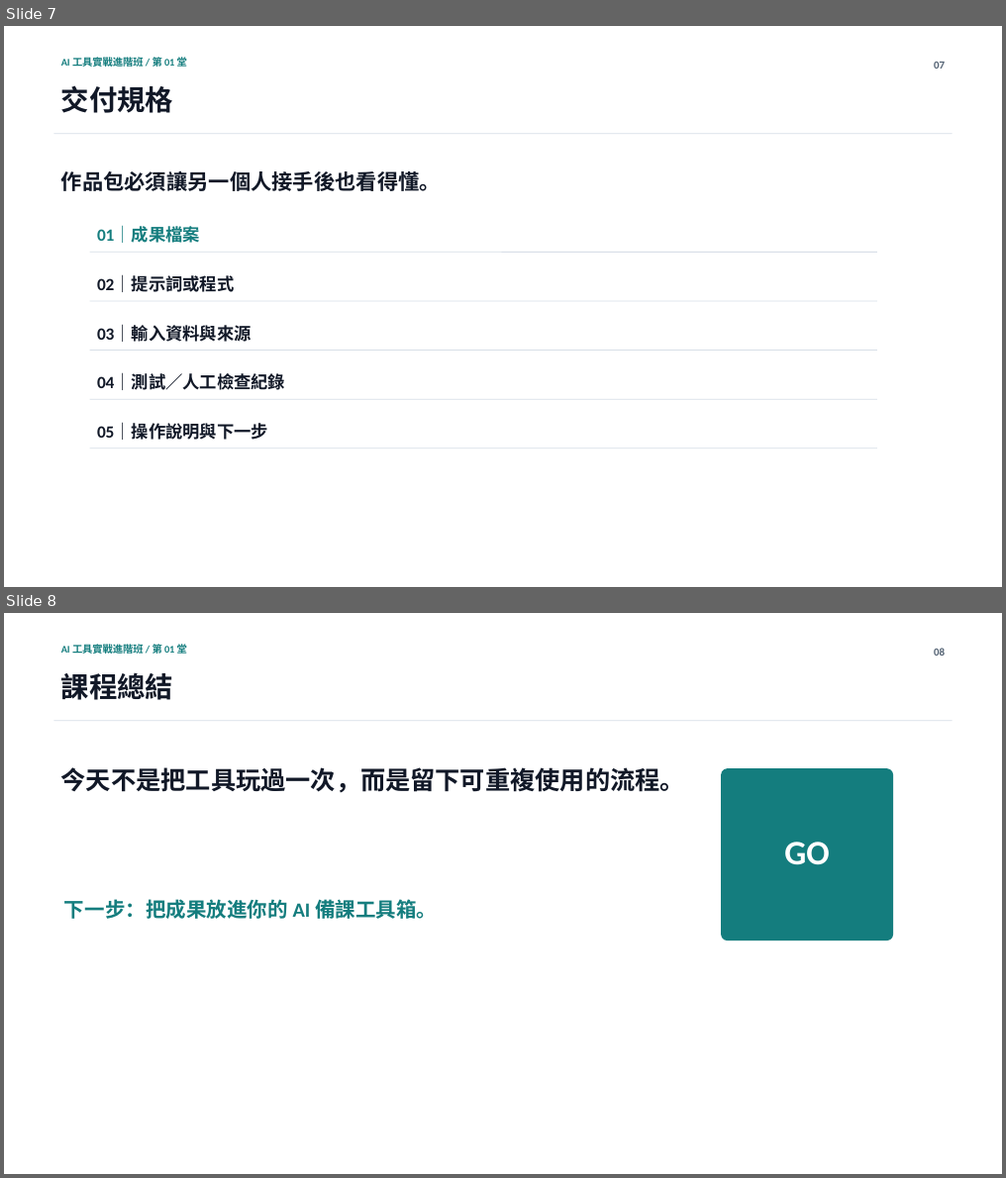
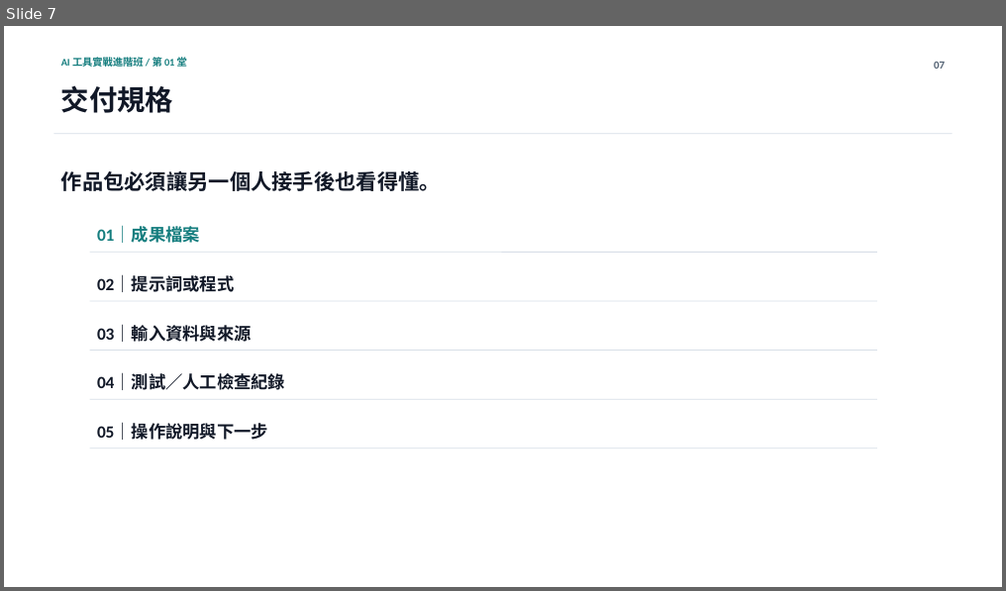
Before and after one commit to Calumai/calumai.com, a slide deck: class/ppt/lesson-01.pptx. Shown one above the other, each under a label of ours: slides 7 and 8 before the commit, slide 7 after it. The pictures are 1006x1178 and 1006x591 pixels, drawn with LibreOffice and Linux fonts; fonts in the diff are those of the drawing. Boxes give left, top, right and bottom in pixels: in the first picture for what was removed or moved away, otherwise in the second. Text is boxed around its words. In the diff, an @@ line names an element or a change of style, - is before the commit and + after.

```diff
--- a/class/ppt/lesson-01.pptx
+++ b/class/ppt/lesson-01.pptx
@@ slide 8 removed at (4, 613, 1002, 1174), background #FFFFFF @@
@@ text removed at (61, 643, 187, 657) @@
-AI 工具實戰進階班 / 第 01 堂
@@ text removed at (934, 648, 944, 656) @@
-08
@@ text removed at (61, 673, 173, 700) @@
-課程總結
@@ line removed from (54, 721) to (952, 721) @@
@@ text removed at (61, 767, 685, 793) @@
-今天不是把工具玩過一次，而是留下可重複使用的流程。
@@ rounded rectangle removed at (721, 768, 893, 940) @@
@@ text removed at (784, 842, 829, 865) @@
-GO
@@ text removed at (64, 899, 437, 919) @@
-下一步：把成果放進你的 AI 備課工具箱。
```
Also in this commit, not shown: 1 slide added, 1 other file.
